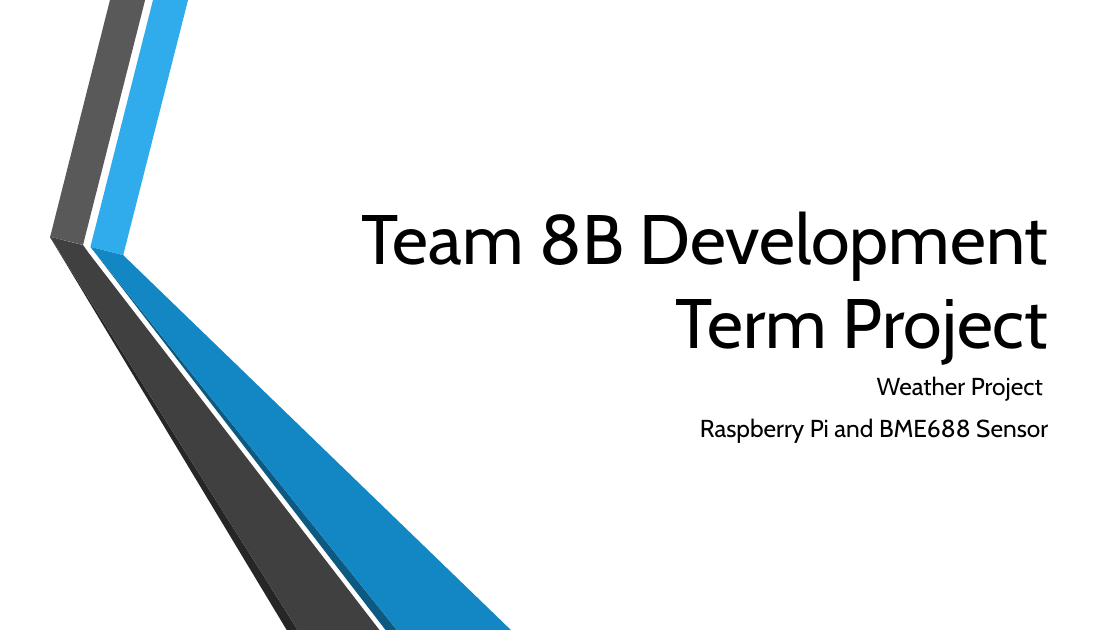
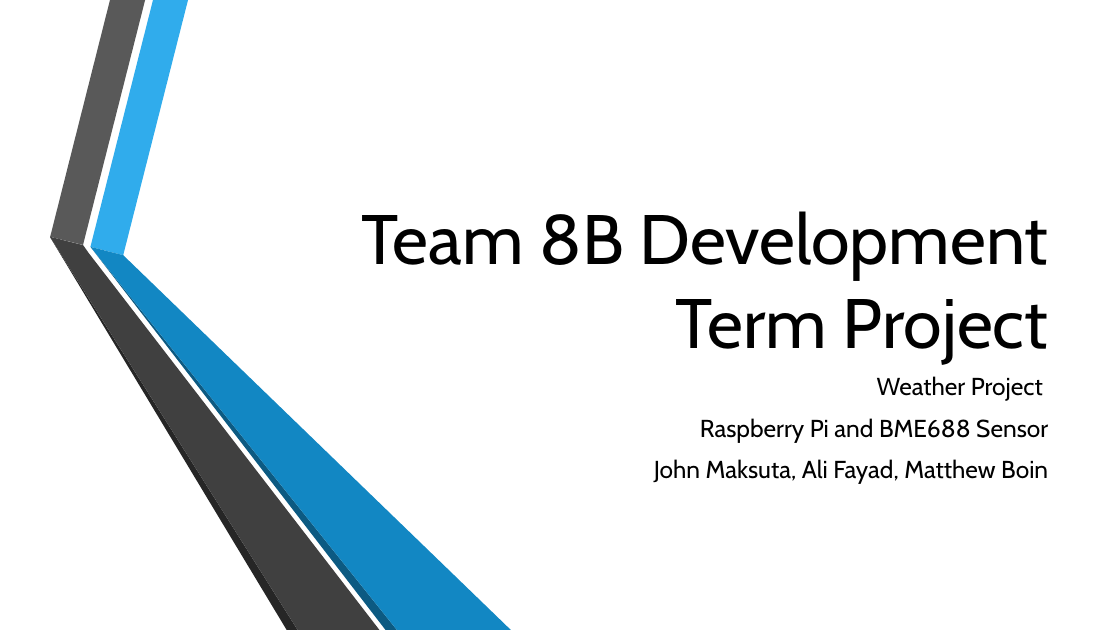
Before and after one commit to CS-370-801-Fall24-Term-Project/Fall2024TermProject, a slide deck: slide 1 of Reports/Team 8B - CS 370 Fall 2024 Term Project.pptx. Drawn at 1120x630 pixels with LibreOffice and Linux fonts; fonts in the diff are those of the drawing; background and template pictures are left out. Boxes give left, top, right and bottom in pixels: in the first picture for what was removed or moved away, otherwise in the second. Text is boxed around its words. In the diff, an @@ line names an element or a change of style, - is before the commit and + after.

```diff
--- a/Reports/Team 8B - CS 370 Fall 2024 Term Project.pptx
+++ b/Reports/Team 8B - CS 370 Fall 2024 Term Project.pptx
@@ subtitle at box(654, 459, 1048, 484): paragraph added @@
+John Maksuta, Ali Fayad, Matthew Boin
```
Also in this commit, not shown: 2 other slides changed, 3 slides added, 1 slide removed.
